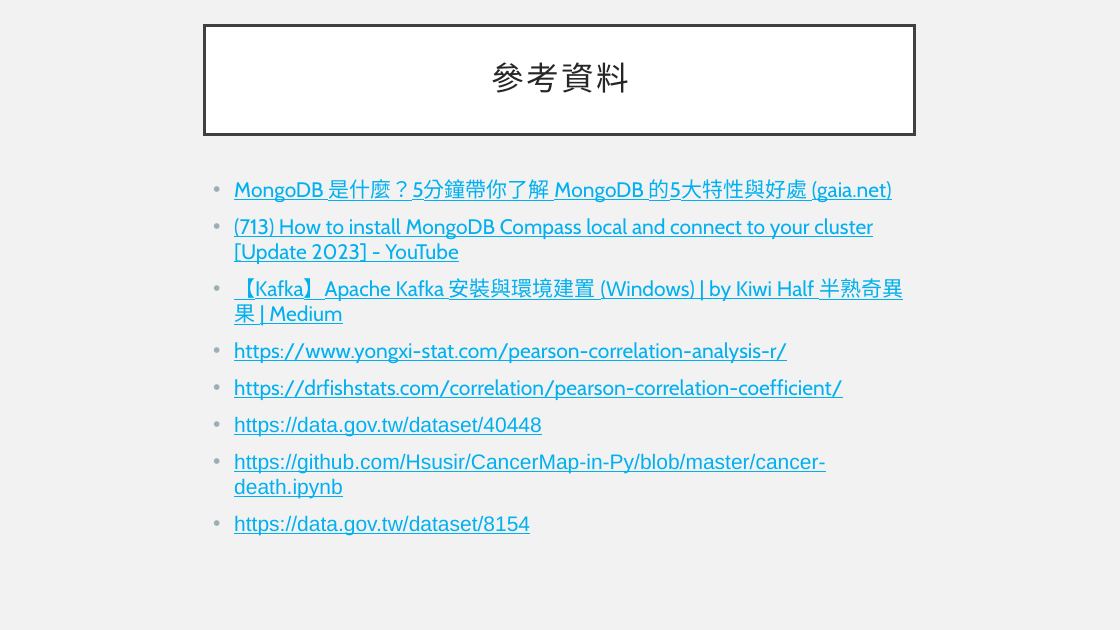
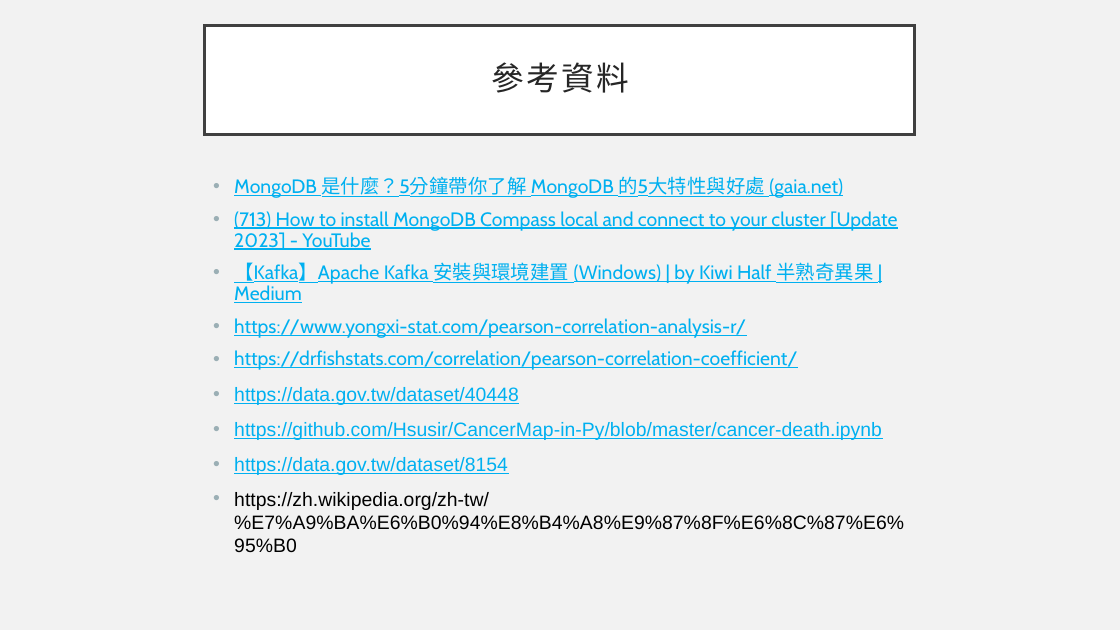
Before and after one commit to jasonfghx/lilicoco, a slide deck: slide 26 of 大學生/空氣品質與癌症之間的關聯.pptx (slide 24 before the commit). Drawn at 1120x630 pixels with LibreOffice and Linux fonts; fonts in the diff are those of the drawing. Boxes give left, top, right and bottom in pixels: in the first picture for what was removed or moved away, otherwise in the second. Text is boxed around its words. In the diff, an @@ line names an element or a change of style, - is before the commit and + after.

```diff
--- a/大學生/空氣品質與癌症之間的關聯.pptx
+++ b/大學生/空氣品質與癌症之間的關聯.pptx
@@ text at (234,176,897,475): size 18 to 16.6 pt in "MongoDB 是什麼？5分鐘帶你了解 MongoDB 的5大特性與好處 (gaia.net)", "(713) How to install MongoDB Compass local ...", "【Kafka】Apache Kafka 安裝與環境建置 (Windows) | by Kiwi ...", "https://www.yongxi-stat.com/pearson-correlation-analysis-r/" and 4 more places; line spacing 1 to 0.9 @@
@@ text at (234,492,904,552): paragraph added @@
+• https://zh.wikipedia.org/zh-tw/%E7%A9%BA%E6%B0%94%E8%B4%A8%E9%87%8F%E6%8C%87%E6%95%B0
```
Also in this commit, not shown: 9 other slides changed, 2 slides added.
